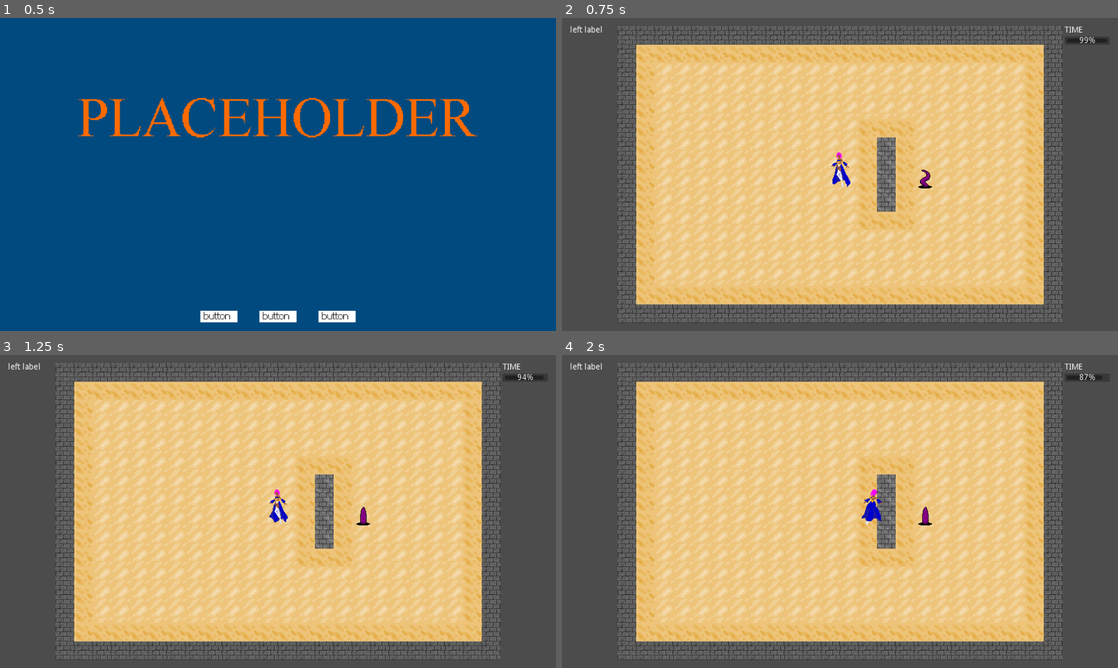
Above: before the commit, frames 1-4 (two rows, left to right).
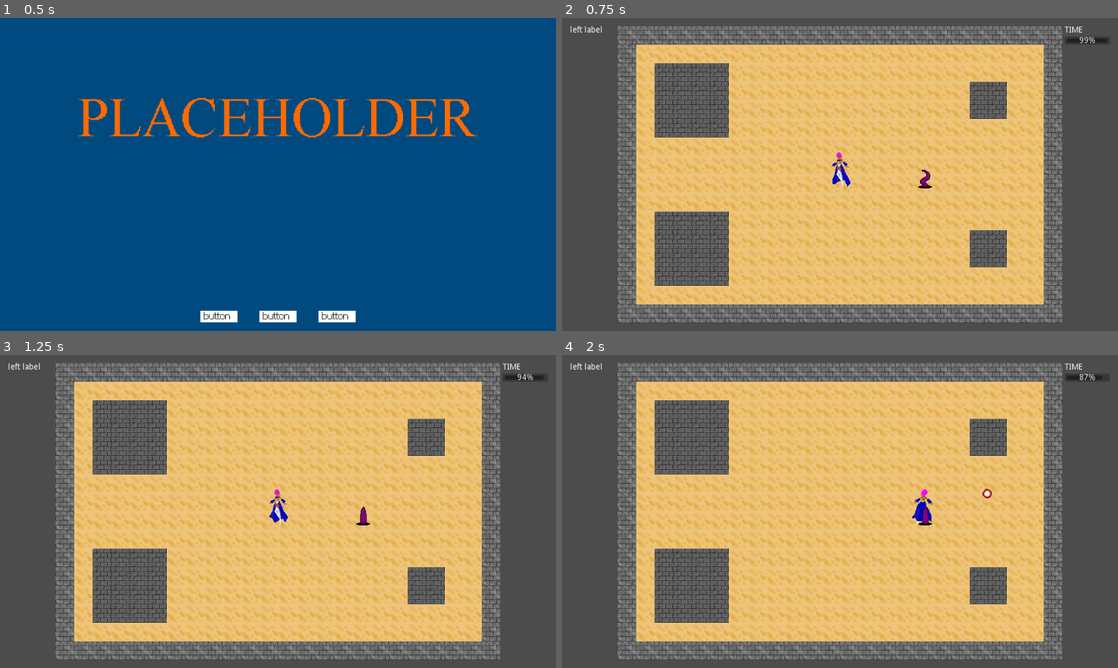
Above: after the commit, the same moments.

Repository: alpacanumerals/LD51
Game: Godot game, scene res://Title.tscn
Same seed, same stepped clock (60 frames per second), same inputs: the game is played once before the commit and once after it.
Inputs (mouse positions are in pixels of both pictures, inside the frame that each line leads up to):
- Up to frame 1 (0.5 s): no input
- Up to frame 2 (0.75 s): click (778, 315) at 0.5 s
- Up to frame 3 (1.25 s): no input
- Up to frame 4 (2 s): move the mouse to (962, 495) at 1.27 s; hold Right (ui_right) from 1.28 s (still down); click (962, 495) at 1.42 s

Frame 1 is identical in both runs. In frame 2, 33% of the frame differs, in the area x 10-90%, y 2-98%; in frame 3, 33%; in frame 4, 33%.

Commit message:
map in code (basic)

Diff:
--- a/level/PlayArea.tscn
+++ b/level/PlayArea.tscn
@@ -1,5 +1,6 @@
-[gd_scene load_steps=11 format=2]
+[gd_scene load_steps=12 format=2]
 
+[ext_resource path="res://level/map.gd" type="Script" id=1]
 [ext_resource path="res://level/play_area.gd" type="Script" id=2]
 [ext_resource path="res://mobs/Tentacle.tscn" type="PackedScene" id=3]
 [ext_resource path="res://player/Player.tscn" type="PackedScene" id=4]
@@ -102,6 +103,7 @@
 collision_mask = 65535
 format = 1
 tile_data = PoolIntArray( 0, 2, 0, 1, 2, 0, 2, 2, 0, 3, 2, 0, 4, 2, 0, 5, 2, 0, 6, 2, 0, 7, 2, 0, 8, 2, 0, 9, 2, 0, 10, …(5153 unchanged characters)…
+script = ExtResource( 1 )
 
 [node name="PlayerRoot" parent="." instance=ExtResource( 4 )]
 position = Vector2( 386, 248 )
--- /dev/null
+++ b/level/map.gd
@@ -0,0 +1,57 @@
+extends TileMap
+
+var block_1 = [[0, 0, 0, 0, 0, 0, 0, 0],
+               [0, 0, 0, 0, 0, 0, 0, 0],
+               [0, 0, 0, 0, 0, 0, 0, 0],
+               [0, 0, 0, 0, 0, 0, 0, 0],
+               [0, 0, 0, 0, 0, 0, 0, 0],
+               [0, 0, 0, 0, 0, 0, 0, 0],
+               [0, 0, 0, 0, 0, 0, 0, 0],
+               [0, 0, 0, 0, 0, 0, 0, 0]]
+
+var block_2 = [[0, 0, 0, 0, 0, 0, 0, 0],
+               [0, 0, 0, 0, 0, 0, 0, 0],
+               [0, 0, 0, 0, 0, 0, 0, 0],
+               [0, 0, 0, 2, 2, 0, 0, 0],
+               [0, 0, 0, 2, 2, 0, 0, 0],
+               [0, 0, 0, 0, 0, 0, 0, 0],
+               [0, 0, 0, 0, 0, 0, 0, 0],
+               [0, 0, 0, 0, 0, 0, 0, 0]]
+
+var block_3 = [[0, 0, 0, 0, 0, 0, 0, 0],
+               [0, 0, 0, 0, 0, 0, 0, 0],
+               [0, 0, 2, 2, 2, 2, 0, 0],
+               [0, 0, 2, 2, 2, 2, 0, 0],
+               [0, 0, 2, 2, 2, 2, 0, 0],
+               [0, 0, 2, 2, 2, 2, 0, 0],
+               [0, 0, 0, 0, 0, 0, 0, 0],
+               [0, 0, 0, 0, 0, 0, 0, 0]]
+
+var blocks = [block_3, block_1, block_2, block_3, block_1, block_2]
+
+func _ready():
+    draw_map()
+
+func draw_map():
+    for block_number in range(6):
+        set_block(block_number, blocks[block_number])
+    set_outer_wall()
+
+# block_number is an integer from 0 to 5 defining the position on the 3x2 grid of 8x8 blocks
+func set_block(block_number, block_grid):
+    var x_offset = (block_number % 3) * 8
+    var y_offset = int(block_number / 3) * 8
+
+    for local_y in range(8):
+        for local_x in range(8):
+            var x = local_x + x_offset
+            var y = local_y + y_offset
+            set_cell(x, y, block_grid[local_y][local_x])
+
+func set_outer_wall():
+    for x in range(24):
+        set_cell(x, 0, 3)
+        set_cell(x, 15, 3)
+    for y in range(14):
+        set_cell(0, y+1, 3)
+        set_cell(23, y+1, 3)
--- a/level/play_area.gd
+++ b/level/play_area.gd
@@ -30,11 +30,7 @@
     for mob in mobs:
         mob.queue_free()
     var t = tentacle.instance()
-    print(t)
     add_child(t)
-    print(get_children())
-    print(t.position.x)
-    print(t.position.y)
     t.position = mob_start
 
 func remove_bullets():
